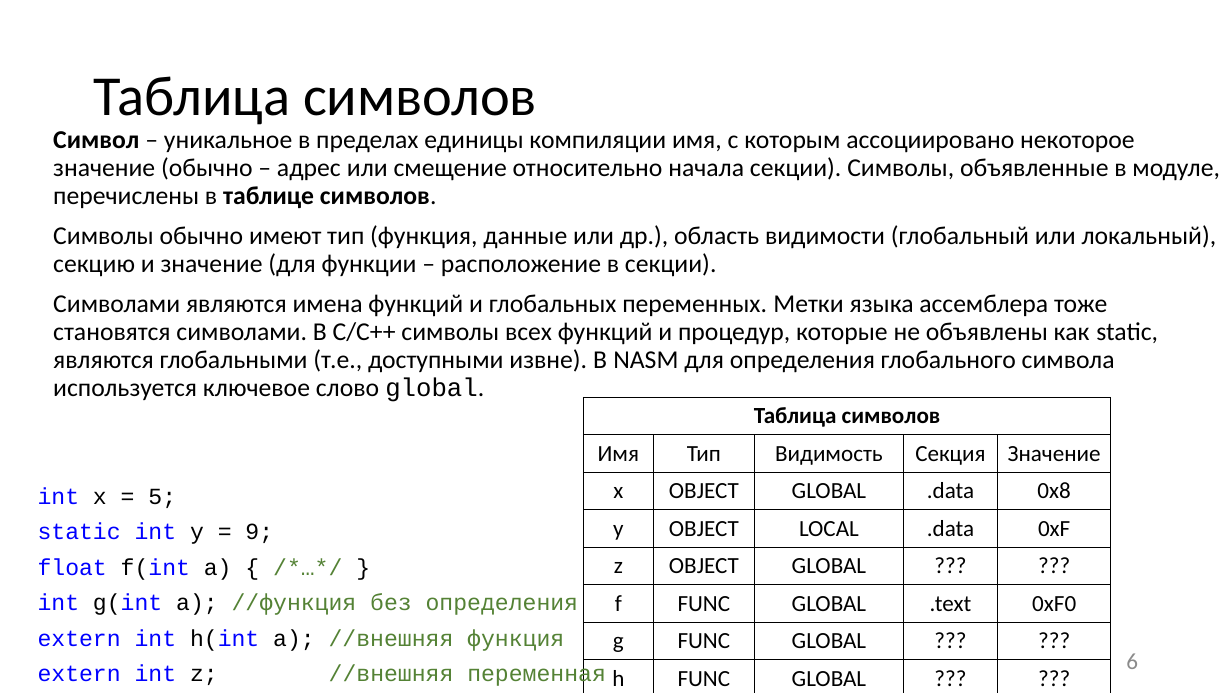
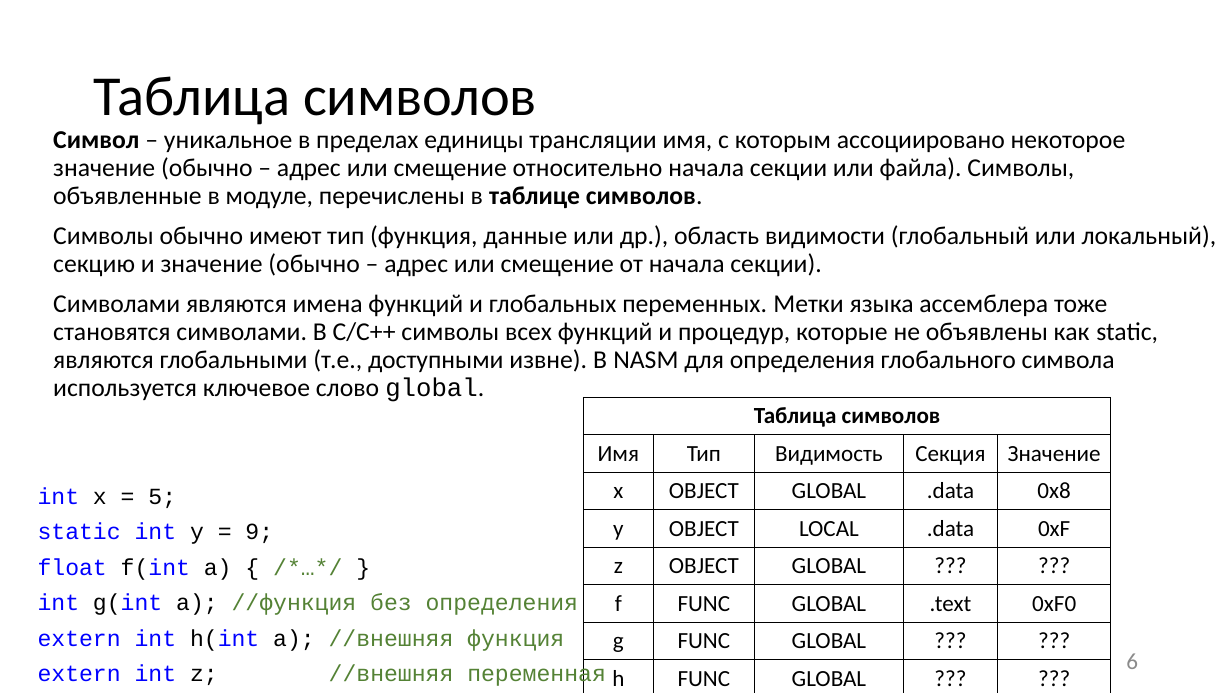
Before and after one commit to itsecd/low-level-programming, a slide deck: slide 6 of Lectures/5.Compiling_and_linking/Lecture5.pptx. Drawn at 1232x693 pixels with LibreOffice and Linux fonts; fonts in the diff are those of the drawing. Boxes give left, top, right and bottom in pixels: in the first picture for what was removed or moved away, otherwise in the second. Text is boxed around its words. In the diff, an @@ line names an element or a change of style, - is before the commit and + after.

```diff
--- a/Lectures/5.Compiling_and_linking/Lecture5.pptx
+++ b/Lectures/5.Compiling_and_linking/Lecture5.pptx
@@ text at <box>53,131,1217,277</box>: text changed @@
-Символ – уникальное в пределах единицы компиляции имя, с которым ассоциировано некоторое значение (обычно – адрес или смещение относительно начала секции). Символы, объявленные в модуле, перечислены в таблице символов.
-Символы обычно имеют тип (функция, данные или др.), область видимости (глобальный или локальный), секцию и значение (для функции – расположение в секции).
+Символ – уникальное в пределах единицы трансляции имя, с которым ассоциировано некоторое значение (обычно – адрес или смещение относительно начала секции или файла). Символы, объявленные в модуле, перечислены в таблице символов.
+Символы обычно имеют тип (функция, данные или др.), область видимости (глобальный или локальный), секцию и значение (обычно – адрес или смещение от начала секции).
```
Also in this commit, not shown: 17 other slides changed, 10 other files.
